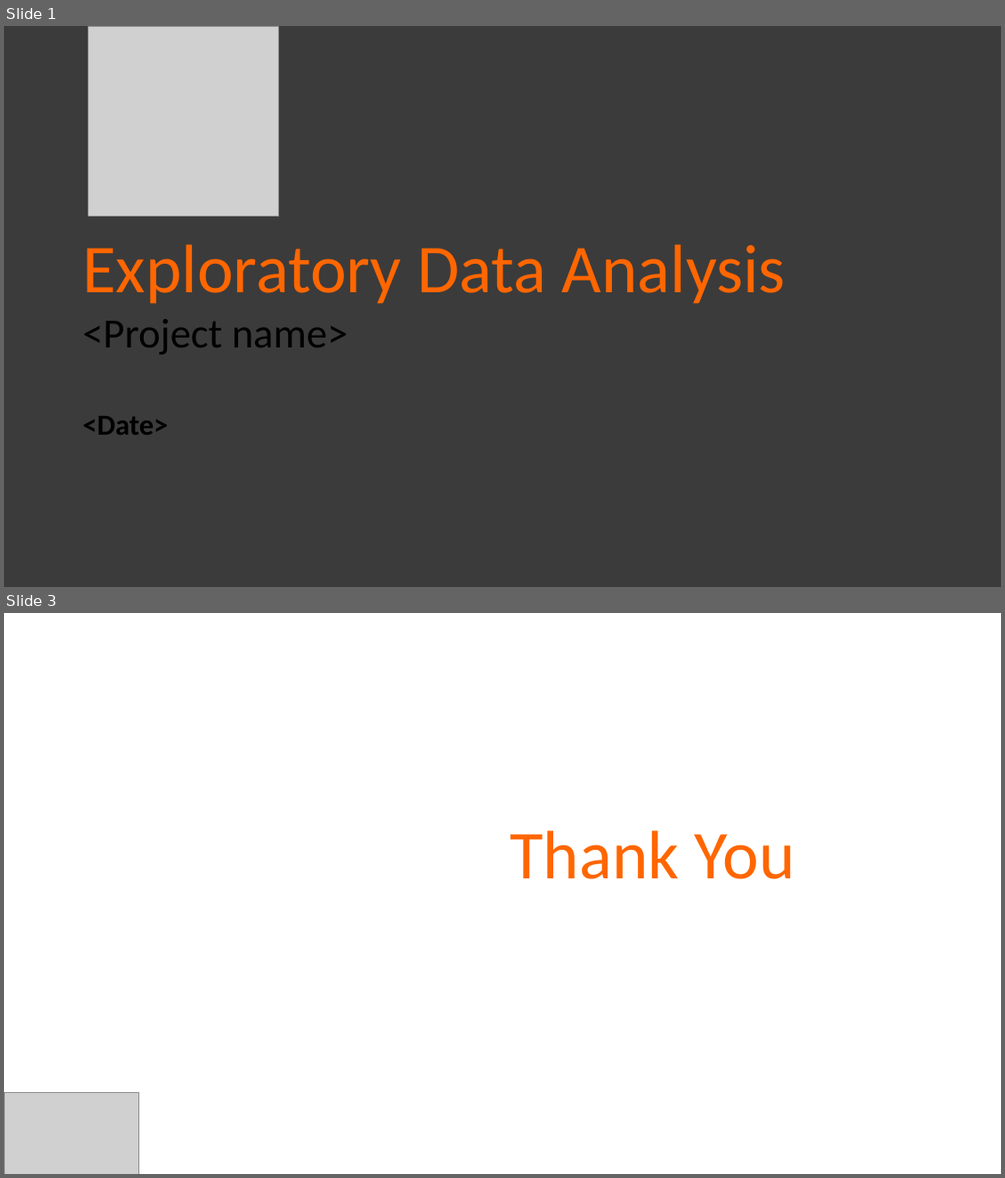
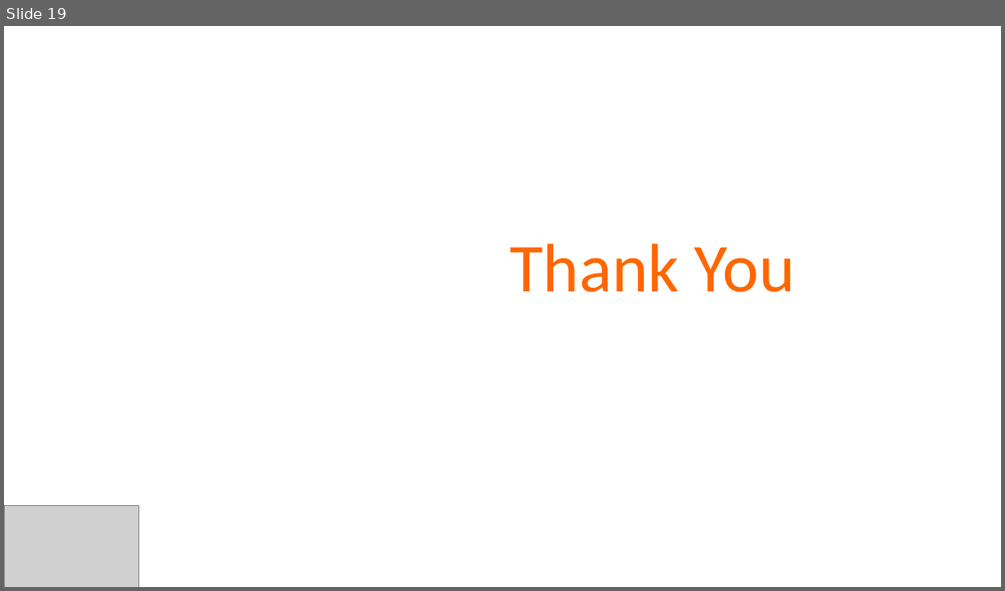
Before and after one commit to farischaudhry/twitter-sentiment-analysis, a slide deck: Final.pptx. Shown one above the other, each under a label of ours: slides 1 and 3 before the commit, slide 19 after it; the slides between them are not shown. The pictures are 1005x1178 and 1005x591 pixels, drawn with LibreOffice and Linux fonts; fonts in the diff are those of the drawing; grey boxes stand for pictures. Boxes give left, top, right and bottom in pixels: in the first picture for what was removed or moved away, otherwise in the second. Text is boxed around its words. In the diff, an @@ line names an element or a change of style, - is before the commit and + after.

```diff
--- a/Final.pptx
+++ b/Final.pptx
@@ slide 1 removed at (4, 26, 1001, 587), background #3B3B3B @@
@@ picture removed at (88, 26, 278, 216) @@
@@ text removed at (82, 244, 785, 435) @@
-Exploratory Data Analysis
-<Project name>
-<Date>
@@ what was slide 3 is now slide 19 @@
```
Also in this commit, not shown: 1 slide changed, 17 slides added, 2 other files.
